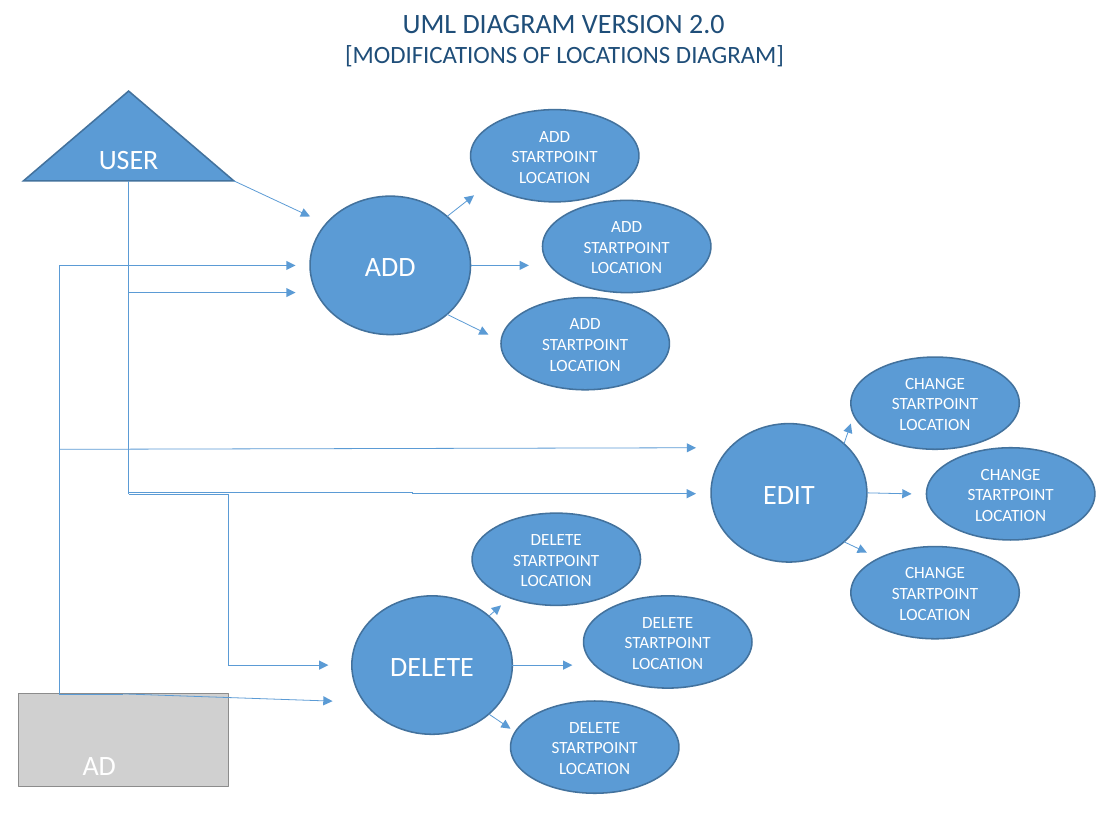
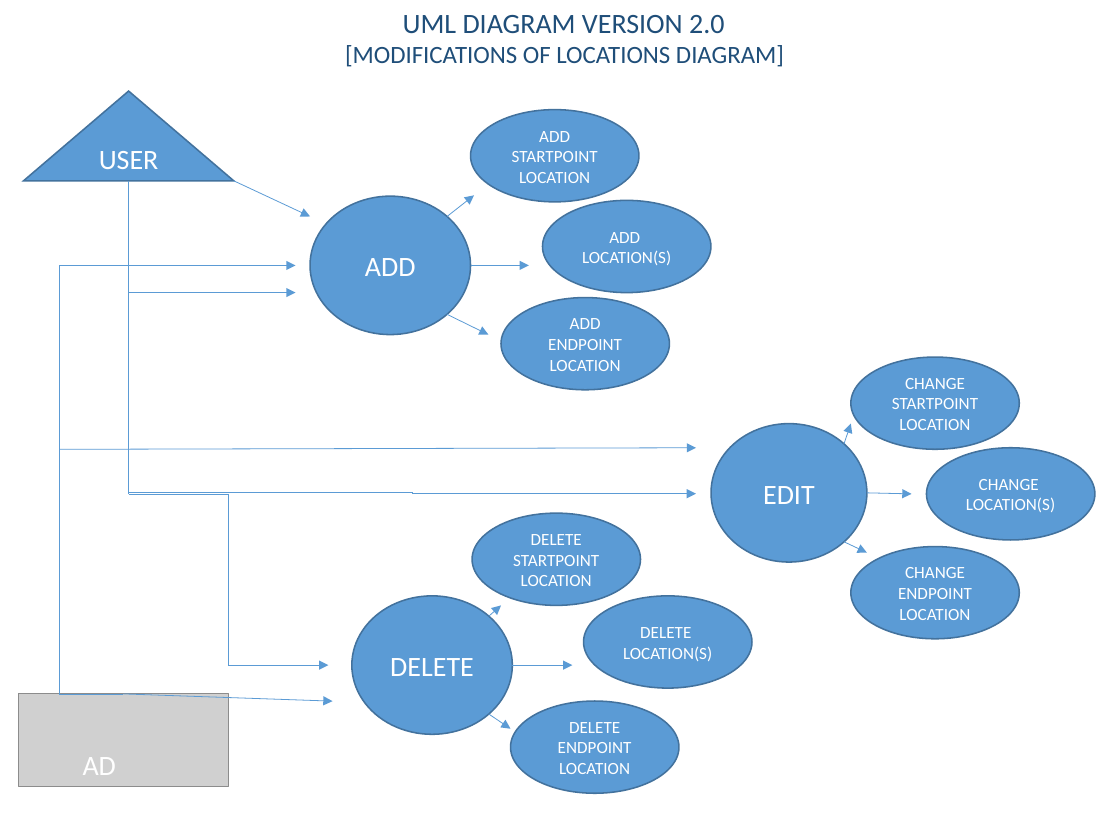
Before and after one commit to chrisp33/UMBC-CMSC_345_TWIX, a slide deck: slide 3 of Documents/Diagrams/UML_Diagram_Version_2 [Draft_in_Progress].pptx. Drawn at 1120x840 pixels with LibreOffice and Linux fonts; fonts in the diff are those of the drawing; grey boxes stand for pictures. Boxes give left, top, right and bottom in pixels: in the first picture for what was removed or moved away, otherwise in the second. Text is boxed around its words. In the diff, an @@ line names an element or a change of style, - is before the commit and + after.

```diff
--- a/Documents/Diagrams/UML_Diagram_Version_2 [Draft_in_Progress].pptx
+++ b/Documents/Diagrams/UML_Diagram_Version_2 [Draft_in_Progress].pptx
@@ text in ellipse at box(582, 232, 671, 265): text changed @@
-ADD STARTPOINT LOCATION
+ADD LOCATION(S)
@@ text in ellipse at box(548, 318, 622, 371): text changed @@
-ADD STARTPOINT LOCATION
+ADD ENDPOINT LOCATION
@@ text in ellipse at box(966, 479, 1055, 512): text changed @@
-CHANGE STARTPOINT LOCATION
+CHANGE LOCATION(S)
@@ text in ellipse at box(898, 567, 972, 620): text changed @@
-CHANGE STARTPOINT LOCATION
+CHANGE ENDPOINT LOCATION
@@ text in ellipse at box(623, 627, 712, 661): text changed @@
-DELETE STARTPOINT LOCATION
+DELETE LOCATION(S)
@@ text in ellipse at box(558, 722, 632, 774): text changed @@
-DELETE STARTPOINT LOCATION
+DELETE ENDPOINT LOCATION
```
Also in this commit, not shown: 1 other file.
